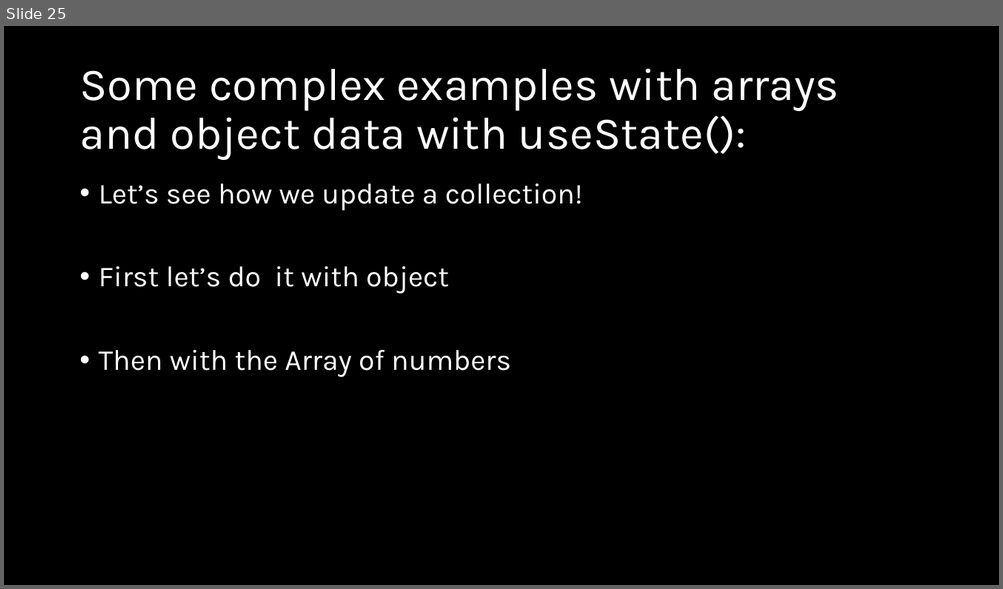
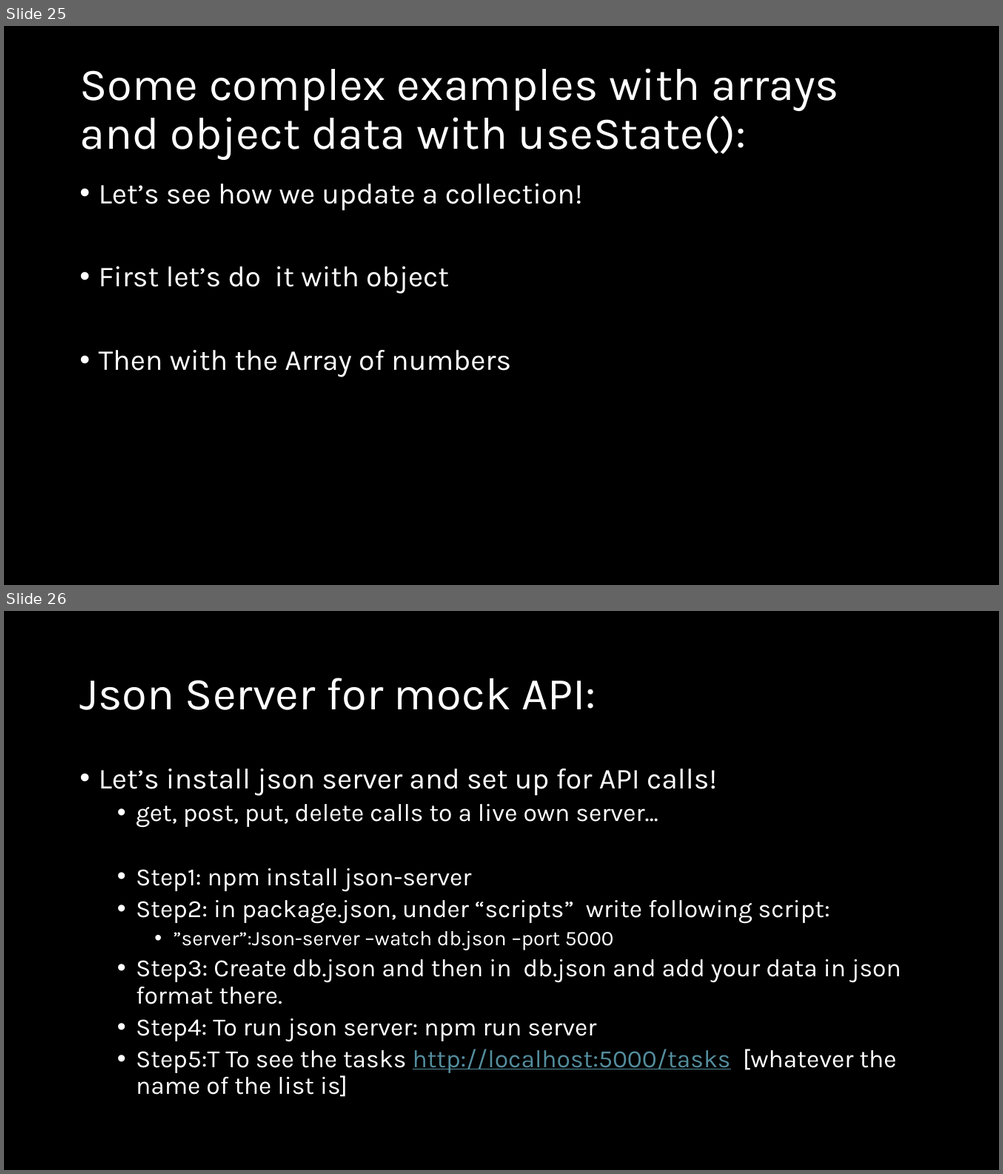
Before and after one commit to natiquekeyin/fall2024, a slide deck: JavaScript/Week10/Week10.pptx. Shown one above the other, each under a label of ours: slide 25 before the commit, slides 25 and 26 after it. The pictures are 1003x589 and 1003x1174 pixels, drawn with LibreOffice and Linux fonts; fonts in the diff are those of the drawing. Boxes give left, top, right and bottom in pixels: in the first picture for what was removed or moved away, otherwise in the second. Text is boxed around its words. In the diff, an @@ line names an element or a change of style, - is before the commit and + after.

```diff
--- a/JavaScript/Week10/Week10.pptx
+++ b/JavaScript/Week10/Week10.pptx
@@ slide 26 added at [4, 611, 999, 1170], background #000000 @@
@@ title added at [79, 678, 596, 710], 44 pt, text #FFFFFF @@
+Json Server for mock API:
@@ text added at [99, 769, 901, 1097], 24 pt, text #FFFFFF @@
+• Let’s install json server and set up for API calls!
+  • get, post, put, delete calls to a live own server…
+  • Step1: npm install json-server
+  • Step2: in package.json, under “scripts” write following script:
+    • ”server”:Json-server –watch db.json –port 5000
+  • Step3: Create db.json and then in db.json and add your data in json format there.
+  • Step4: To run json server: npm run server
+  • Step5:T To see the tasks http://localhost:5000/tasks [whatever the name of the list is]
```
Also in this commit, not shown: 9 other slides added, 4 other files.
